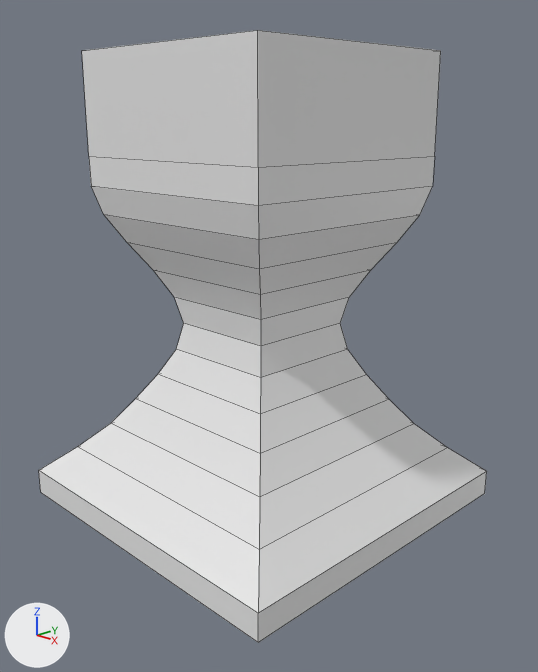
An edit to the Blender file anvil.blend, drawn before and after from the same camera.
The view is the same before and after, from a 50 mm camera at (4.5, -4.38, 3.36) aimed at (-0.05, 0.13, 1.49). Every picture has the same lights, and +X, +Y and +Z are marked at lower left. Mesh edges are drawn as thin lines.
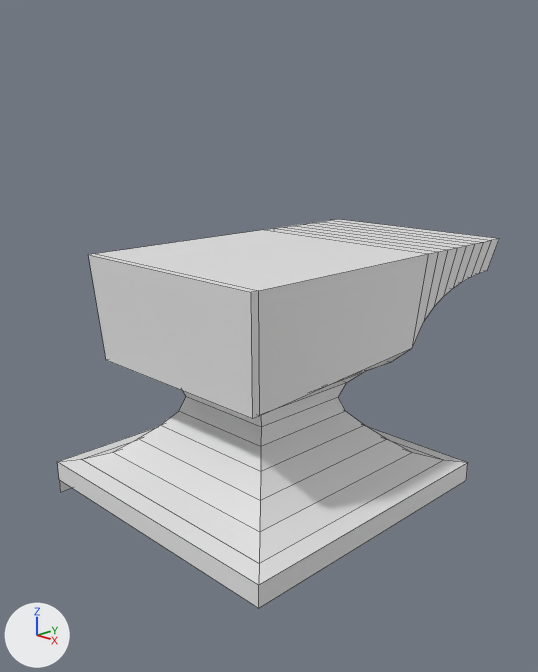
Changed parts and their boxes (x1, y1, x2, y2) in the pictures (538 x 672 px; the box of a moved part takes in the faces that stretch with it):
'Plane', reshaped, rescaled (36% shorter)
    before: (39, 30, 487, 643)
    after: (58, 219, 499, 608)
part 1 of me_plane, moved or reshaped
    before: (39, 399, 487, 643)
    after: (58, 427, 468, 608)
part 2 of me_plane, built on
    before: (82, 30, 441, 320)
    after: (88, 219, 499, 419)

Edits to the bpy script that builds the scene:
```text
Change me_plane:
    used by ob_plane; location = (0.0, 0.0, 0.0)
    remove me_plane.from_pydata(...)  # 60 vertices, 58 faces; spans x -1.46..1.46, y -1.46..1.46, z 0.0..3.87
    add me_plane.from_pydata(...)  # 90 vertices, 87 faces; spans x -1.34..1.34, y -1.34..2.19, z 0.01..3.87
    me_plane part 1
    2 vertices are removed from x -1.46, y -1.46..1.46, z 0.0
    4 faces are deleted
    4 vertices in x -0.97..0.97, y -0.97..0.97, z 0.7 move by (0.0, 0.0, 0.01)
    10 vertices move from x -1.46..1.46, y -1.46..1.46, z 0.0..0.46 to x -1.34..1.34, y -1.34..1.34, z 0.23..0.58
    4 vertices are added at (-1.34, -1.34, 0.23), (-1.34, 1.34, 0.23), (-1.34, -1.34, 0.01), (-1.34, 1.34, 0.01)
    5 new faces join them
    me_plane part 2
    10 vertices are removed from x -1.0..1.0, y -1.0..1.0, z 2.58..3.06
    15 faces are deleted
    4 vertices in x -0.66..0.66, y -0.66..0.66, z 2.11 move by (0.0, 0.0, -0.03)
    4 vertices in x -0.81..0.81, y -0.81..0.81, z 2.35 move by (0.0, 0.0, -0.15)
    2 vertices move from x -1.0..1.0, y 1.0, z 3.06 to x -1.0..1.0, y 1.15, z 3.87
    19 vertices are added at x -1.0..-0.93, y -1.07..2.19, z 2.26..3.87
    11 new vertices lie (1.86, 0.0, 0.0) away from vertices in x -0.93, y -1.0..2.13, z 2.26..3.33
    8 new vertices lie (2.0, 0.0, 0.0) away from vertices in x -1.0, y -1.07..2.19, z 3.87
    43 new faces join them
Change ob_plane:
    ob_plane.scale: (1.0, 1.0, 1.0) -> (1.0, 1.0, 0.582)
```
